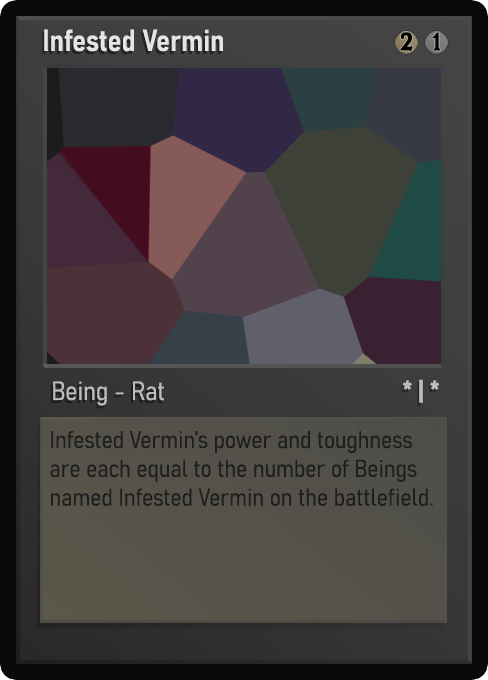
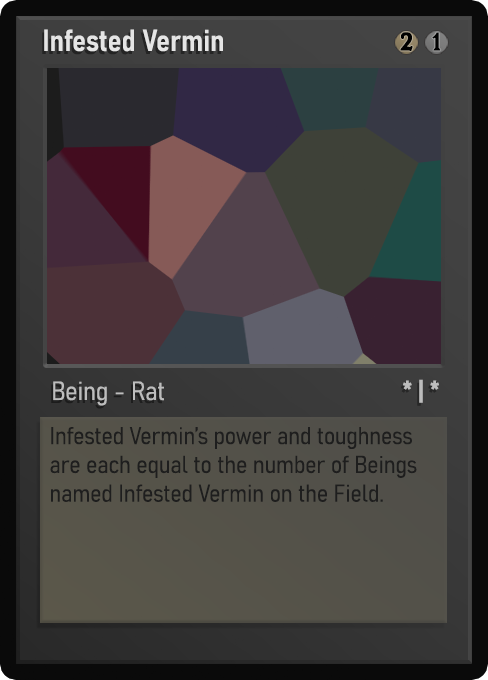
Two versions of the same layered image (488px x 680px). Layer-by-layer changes:
painted on "Desc_norm" over [50, 427, 433, 506]
